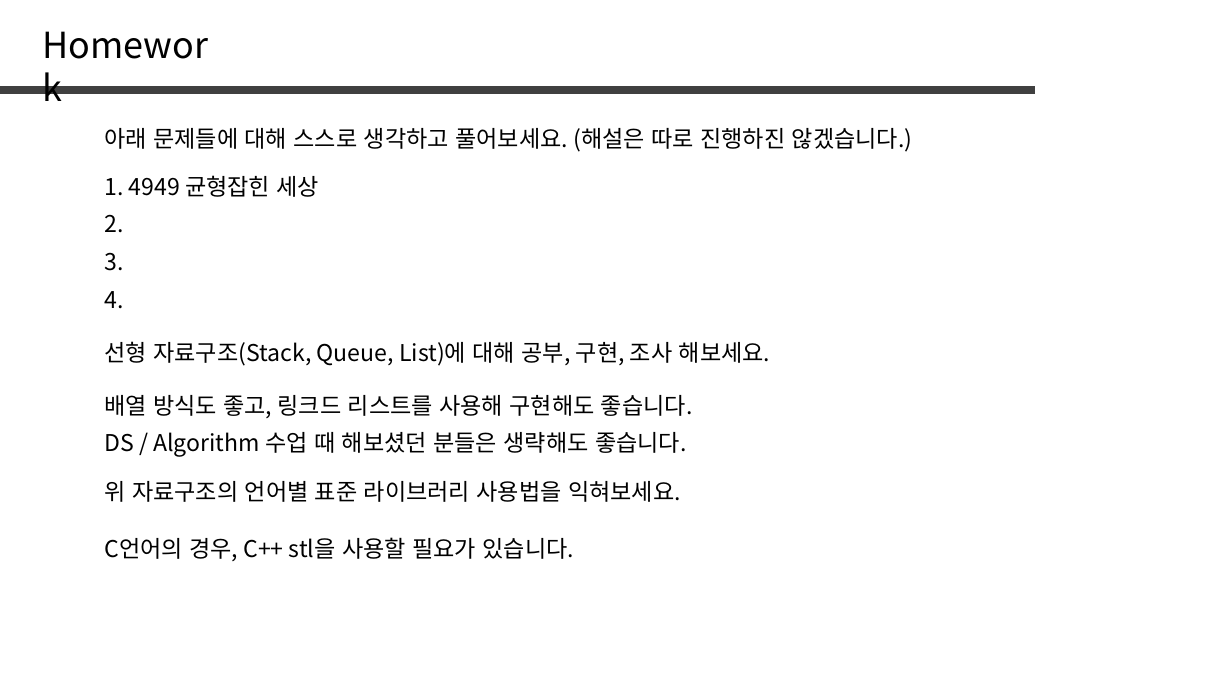
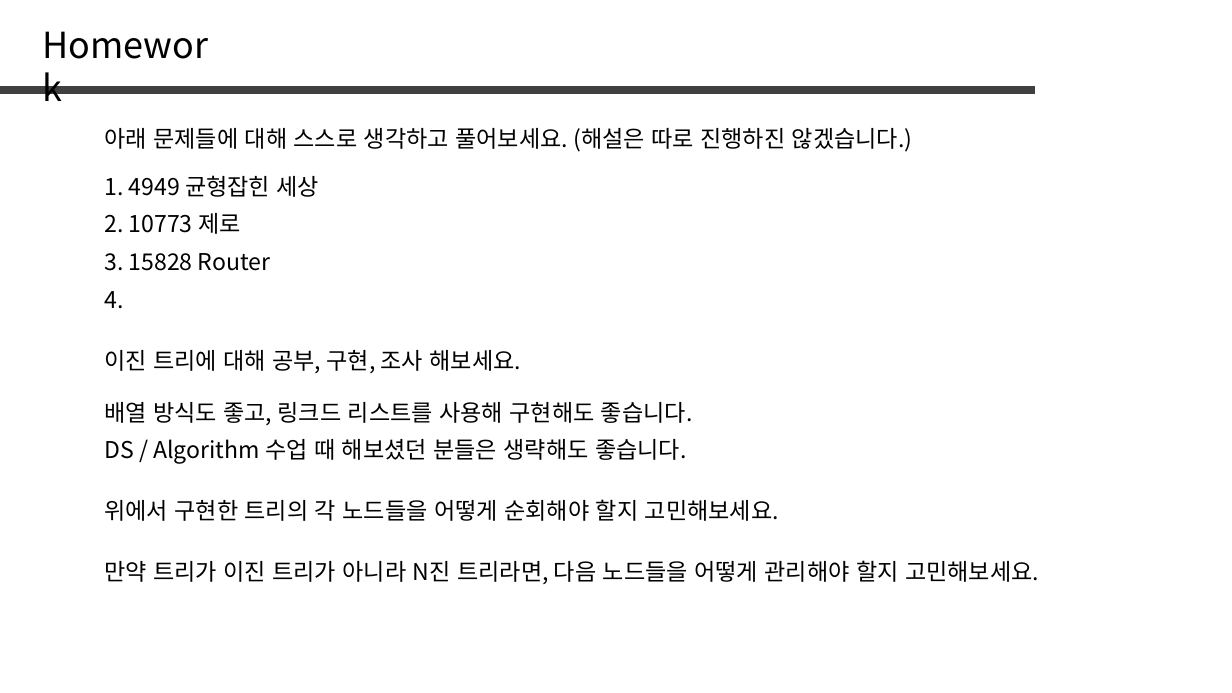
Before and after one commit to jaehoo1/PS-study, a slide deck: slide 18 of study/7_Stack, Queue, List.pptx (slide 22 before the commit). Drawn at 1232x693 pixels with LibreOffice and Linux fonts; fonts in the diff are those of the drawing. Boxes give left, top, right and bottom in pixels: in the first picture for what was removed or moved away, otherwise in the second. Text is boxed around its words. In the diff, an @@ line names an element or a change of style, - is before the commit and + after.

```diff
--- a/study/7_Stack, Queue, List.pptx
+++ b/study/7_Stack, Queue, List.pptx
@@ text at (x1=104, y1=213, x2=241, y2=234): text changed @@
-2.
+2. 10773 제로
@@ text at (x1=104, y1=253, x2=271, y2=271): text changed @@
-3.
+3. 15828 Router
@@ text at (x1=104, y1=350, x2=521, y2=373): text changed @@
-선형 자료구조(Stack, Queue, List)에 대해 공부, 구현, 조사 해보세요.
+이진 트리에 대해 공부, 구현, 조사 해보세요.
@@ text "배열 방식도 좋고, 링크드 리스트를 ..." moved from (x1=104, y1=395, x2=692, y2=418) to (x1=104, y1=402, x2=692, y2=425) @@
@@ text "DS / Algorithm 수업 때 ..." moved from (x1=104, y1=432, x2=686, y2=457) to (x1=104, y1=439, x2=686, y2=464) @@
@@ text at (x1=104, y1=499, x2=779, y2=521): text changed @@
-위 자료구조의 언어별 표준 라이브러리 사용법을 익혀보세요.
+위에서 구현한 트리의 각 노드들을 어떻게 순회해야 할지 고민해보세요.
@@ text removed at (x1=104, y1=537, x2=574, y2=561) @@
-C언어의 경우, C++ stl을 사용할 필요가 있습니다.
@@ text added at (x1=104, y1=560, x2=1039, y2=584), 18 pt, text #000000 @@
+만약 트리가 이진 트리가 아니라 N진 트리라면, 다음 노드들을 어떻게 관리해야 할지 고민해보세요.
```
Also in this commit, not shown: 4 slides added, 8 slides removed.
